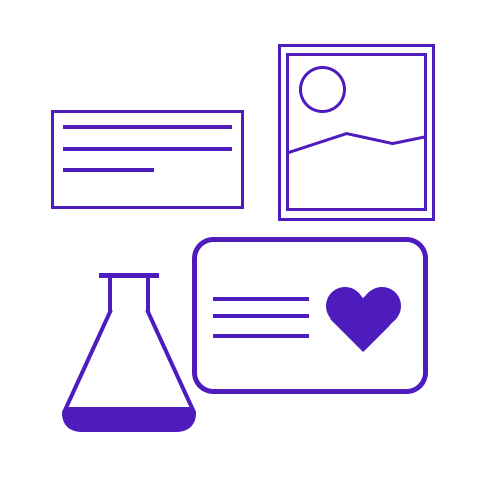
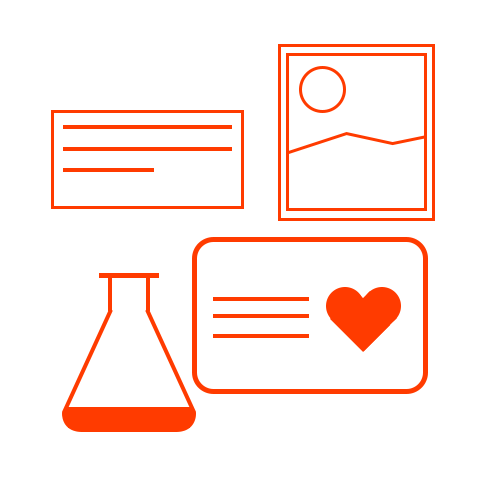
Two versions of the same layered image (500×500). Layer-by-layer changes:
painted on "Shape 2" over [288, 132, 427, 154]
painted on "Ellipse 2" over [299, 66, 346, 113]
painted on "Rectangle 6" (1st of 2) over [278, 44, 435, 221]
painted on "Rectangle 6" (2nd of 2) over [286, 53, 427, 211]
painted on "Line 6" (1st of 6) over [63, 168, 154, 172]
painted on "Rectangle 5" (1st of 2) over [337, 291, 397, 351]
painted on "Ellipse 1" (1st of 2) over [363, 287, 401, 325]
painted on "Rectangle 5" (2nd of 2) over [330, 292, 390, 352]
painted on "Ellipse 1" (2nd of 2) over [326, 287, 364, 325]
painted on "Line 6" (2nd of 6) over [213, 334, 309, 338]
painted on "Line 6" (3rd of 6) over [213, 314, 309, 318]
painted on "Line 6" (4th of 6) over [213, 297, 309, 301]
painted on "Line 6" (5th of 6) over [63, 147, 232, 151]
painted on "Line 6" (6th of 6) over [63, 125, 232, 129]
painted on "Rectangle 4" over [51, 110, 244, 209]
painted on "Rectangle 2" over [192, 237, 428, 394]
painted on "Rectangle 1" (1st of 2, in "flask") over [68, 420, 190, 428]
painted on "Rectangle 1" (2nd of 2, in "flask") over [66, 407, 192, 422]
painted on "Shape 1" (1st of 2, in "flask") over [102, 309, 196, 432]
painted on "Line 3" (1st of 2, in "flask") over [146, 277, 150, 311]
painted on "Line 2" over [99, 273, 159, 278]
painted on "Shape 1" (2nd of 2, in "flask") over [62, 309, 156, 432]
painted on "Line 3" (2nd of 2, in "flask") over [108, 277, 112, 311]
